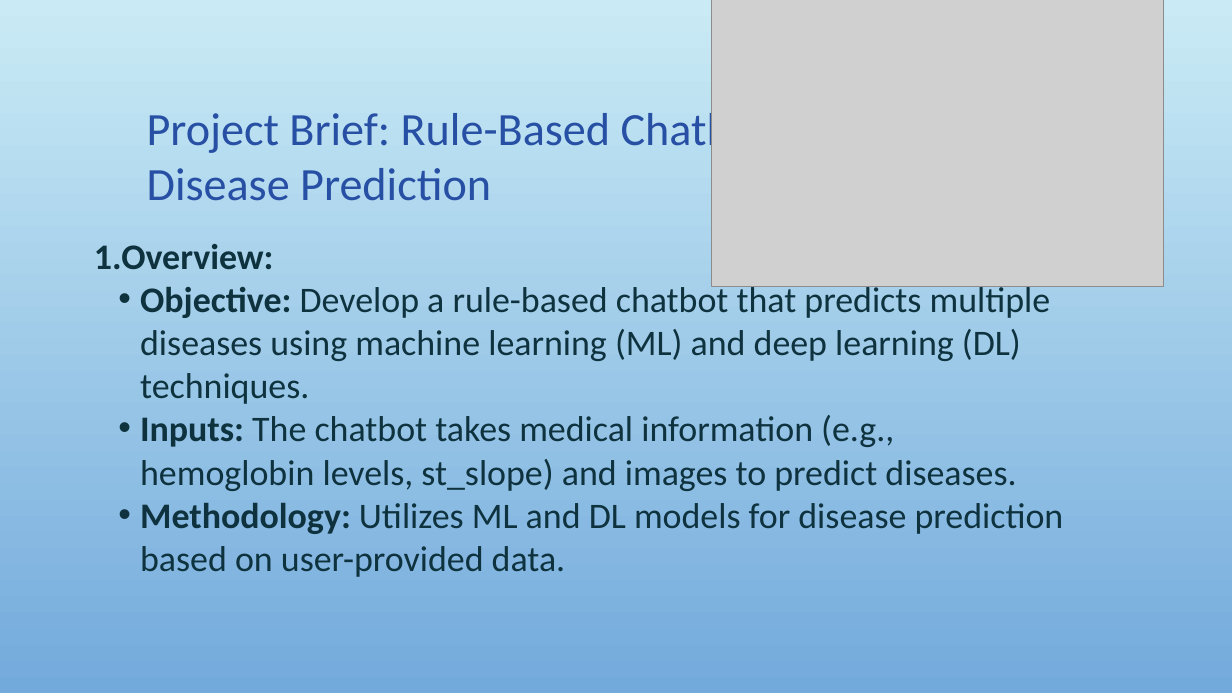
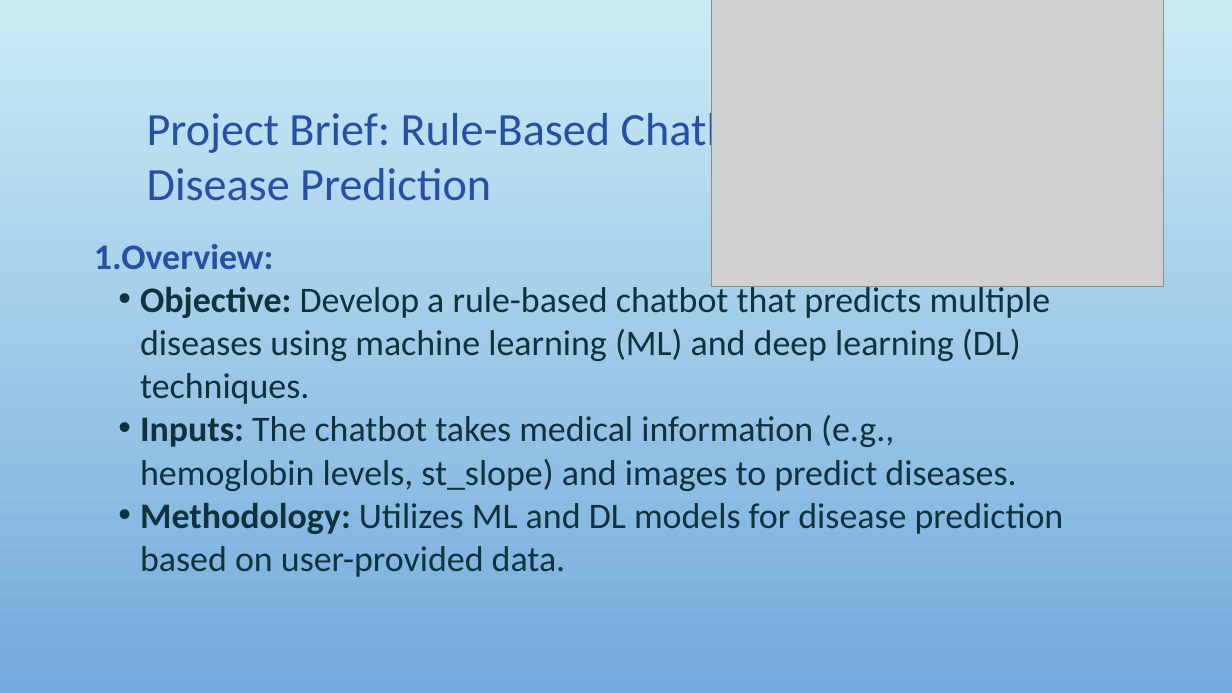
Before and after one commit to santoshw03/ML_and_Healthcare, a slide deck: slide 5 of topic_proposal.pptx (slide 4 before the commit). Drawn at 1232x693 pixels with LibreOffice and Linux fonts; fonts in the diff are those of the drawing; grey boxes stand for pictures; background and template pictures are left out. Boxes give left, top, right and bottom in pixels: in the first picture for what was removed or moved away, otherwise in the second. Text is boxed around its words. In the diff, an @@ line names an element or a change of style, - is before the commit and + after.

```diff
--- a/topic_proposal.pptx
+++ b/topic_proposal.pptx
@@ text at [94,244,274,269]: text colour #0E323D to #274FA4 in "1.Overview:" @@
```
Also in this commit, not shown: 3 other slides changed, 2 slides added.
